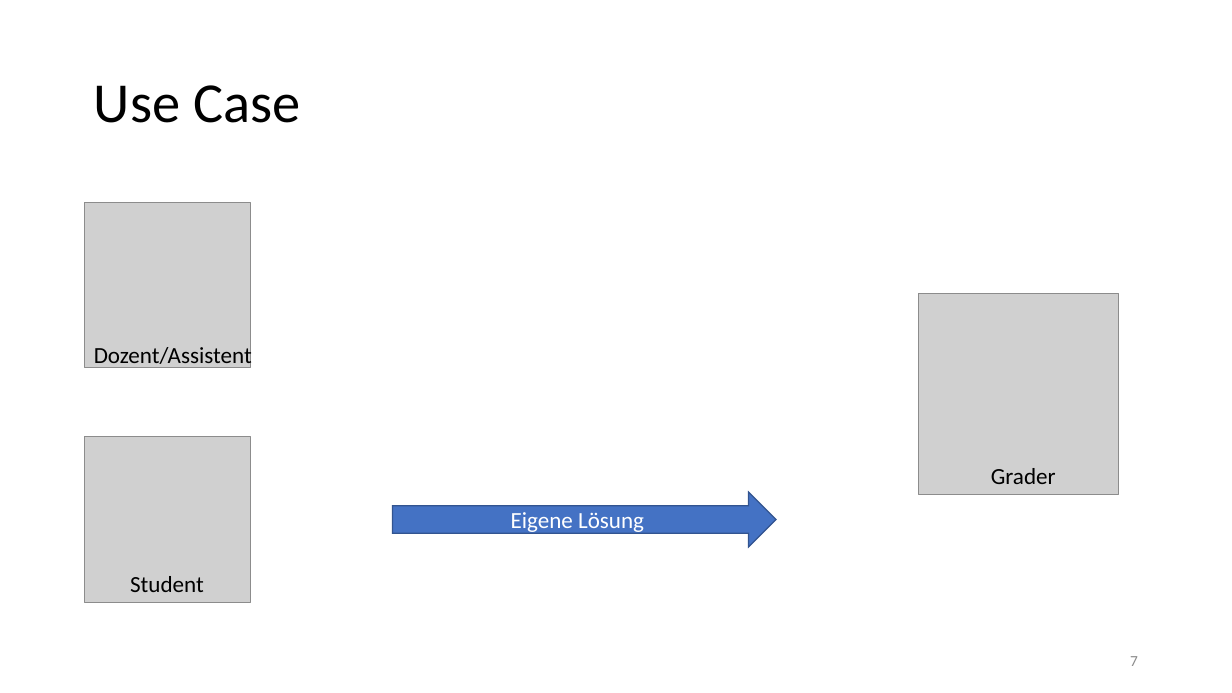
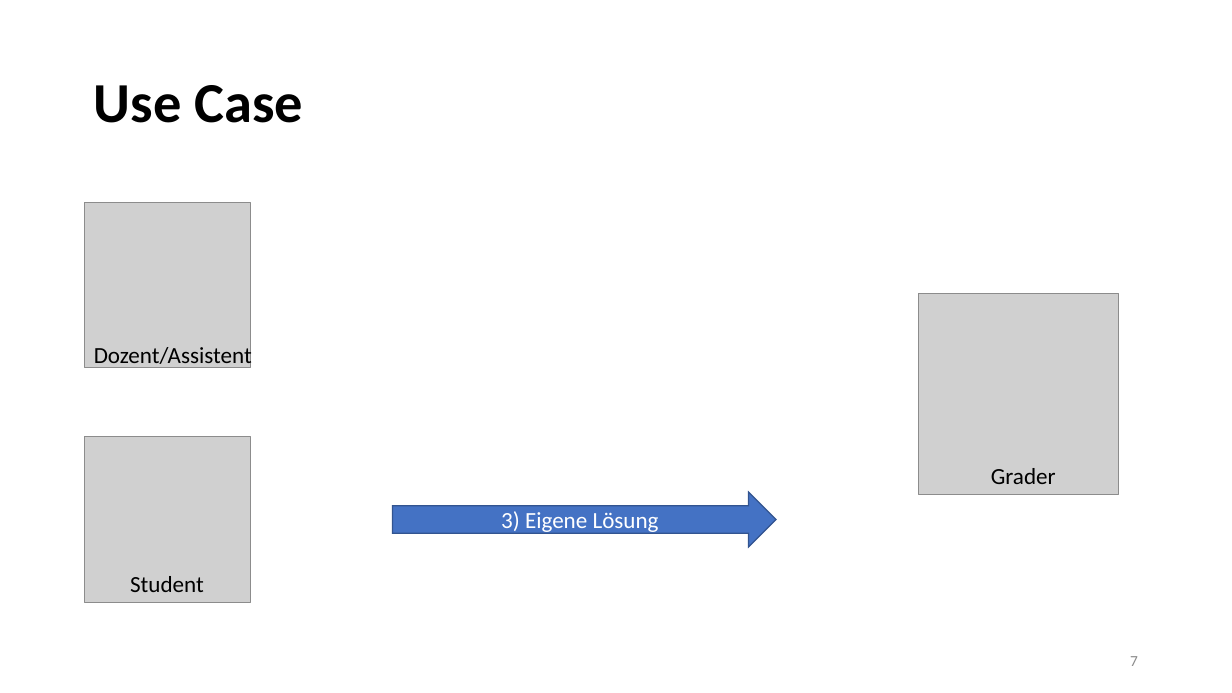
Before and after one commit to ooemperor/PSEGrader-Deliverables, a slide deck: slide 7 of Presentations/Requirements.pptx. Drawn at 1232x693 pixels with LibreOffice and Linux fonts; fonts in the diff are those of the drawing; grey boxes stand for pictures. Boxes give left, top, right and bottom in pixels: in the first picture for what was removed or moved away, otherwise in the second. Text is boxed around its words. In the diff, an @@ line names an element or a change of style, - is before the commit and + after.

```diff
--- a/Presentations/Requirements.pptx
+++ b/Presentations/Requirements.pptx
@@ title "Use Case" at bbox=[94, 85, 303, 123]: bold on @@
@@ text in right arrow at bbox=[501, 511, 659, 535]: text changed @@
-Eigene Lösung
+3) Eigene Lösung
```
Also in this commit, not shown: 10 other slides changed, 2 slides added.
